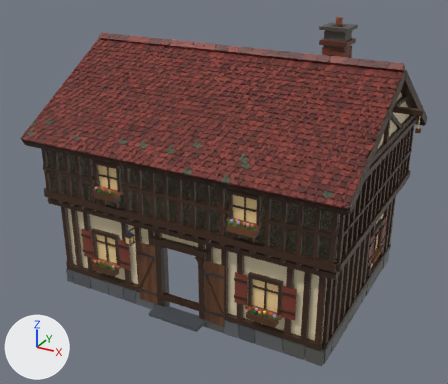
Before and after pictures for a commit that changed the glTF model assets/models/store.glb.
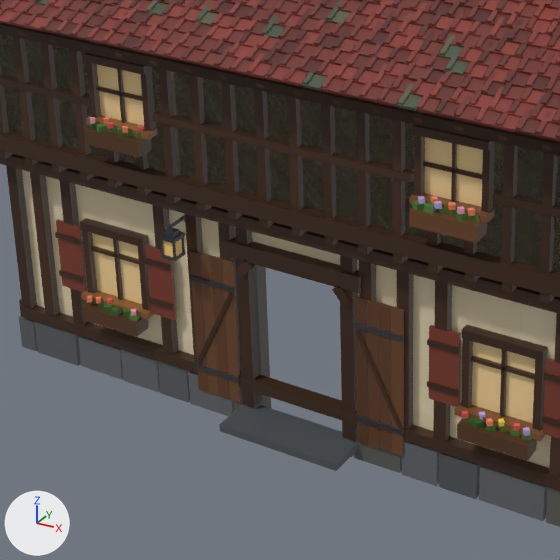
Each version appears first whole from a 50 mm camera at (10.83, -20.49, 13.62) aimed at (0.04, -0.87, 3.81), and next in a close-up on the part from 13% to 64% of the width and 36% to 96% of the height. Arrows for +X, +Y and +Z are at lower left; the lights stay in place. The last two pictures show the newer version. Vertices at exactly the same position are counted once.

Objects in the first close-up: 'store_glass', 'store_shell' and 1 more.
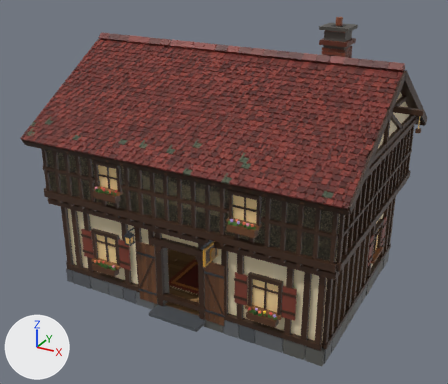
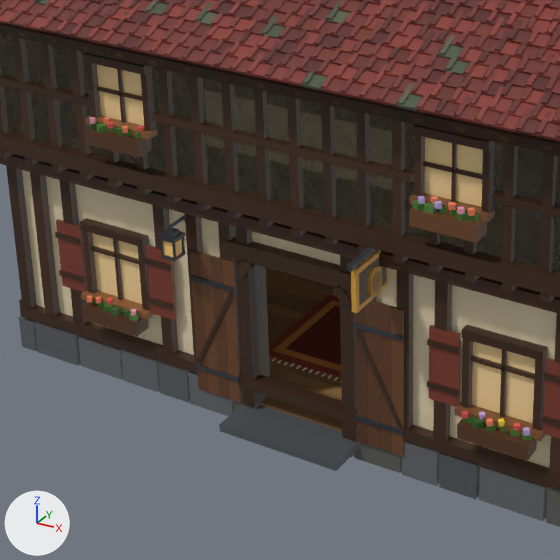
Location of each change, [x1, y1, x2, y2] in pixels of the close-ups (560 x 560 px):
'store_interior', added (brown): after [260, 268, 342, 432]
part 1 of me_store_shell, added (brown): after [347, 247, 389, 313]
part 2 of me_store_shell, recoloured: [169, 70, 436, 435] in both

What changed in the scene script:
```text
Add mat_defaultmaterial_003:
    mat_defaultmaterial_003 = bpy.data.materials.new('DefaultMaterial.003')
    mat_defaultmaterial_003.use_nodes = True; mat_defaultmaterial_003.node_tree.nodes.clear()
    _N = mat_defaultmaterial_003.node_tree.nodes; _L = mat_defaultmaterial_003.node_tree.links
    n0 = _N.new('ShaderNodeOutputMaterial'); n0.name = 'Material Output'
    n1 = _N.new('ShaderNodeBsdfPrincipled'); n1.name = 'Principled BSDF'
    n2 = _N.new('ShaderNodeVertexColor'); n2.name = 'Color Attribute'
    _L.new(n1.outputs[0], n0.inputs[0])  # 'BSDF' to 'Surface'
    _L.new(n2.outputs[0], n1.inputs[0])  # 'Color' to 'Base Color'
Change me_store_shell:
    used by ob_store_shell; location = (0.0, 0.0, 0.0)
    remove me_store_shell.from_pydata(...)  # 44472 vertices, 57346 faces; spans x -6.32..7.05, y -5.01..5.01, z -0.2..10.32
    add me_store_shell.from_pydata(...)  # 46318 vertices, 60188 faces; spans x -6.32..7.05, y -5.12..5.01, z -0.2..10.32
    me_store_shell part 1: 1598 vertices added at x -5.55..5.55, y -5.12..4.14, z 2.98..6.15
    me_store_shell part 2: 57346 faces spanning x -6.32..7.05, y -5.01..5.01, z -0.2..10.32 switch from mat_defaultmaterial_002 to mat_defaultmaterial_003
    other edits to the shape of me_store_shell do not show in these pictures
Add me_store_interior:
    me_store_interior.from_pydata(...)  # 4849 vertices, 7544 faces; spans x -5.22..5.2, y -4.0..3.72, z 0.09..4.74
    me_store_interior.materials.append(mat_defaultmaterial_001)
Add ob_store_interior:
    ob_store_interior = bpy.data.objects.new('store_interior', me_store_interior)
    ob_store_interior.location = (0.0, 0.0, 0.0)
```
